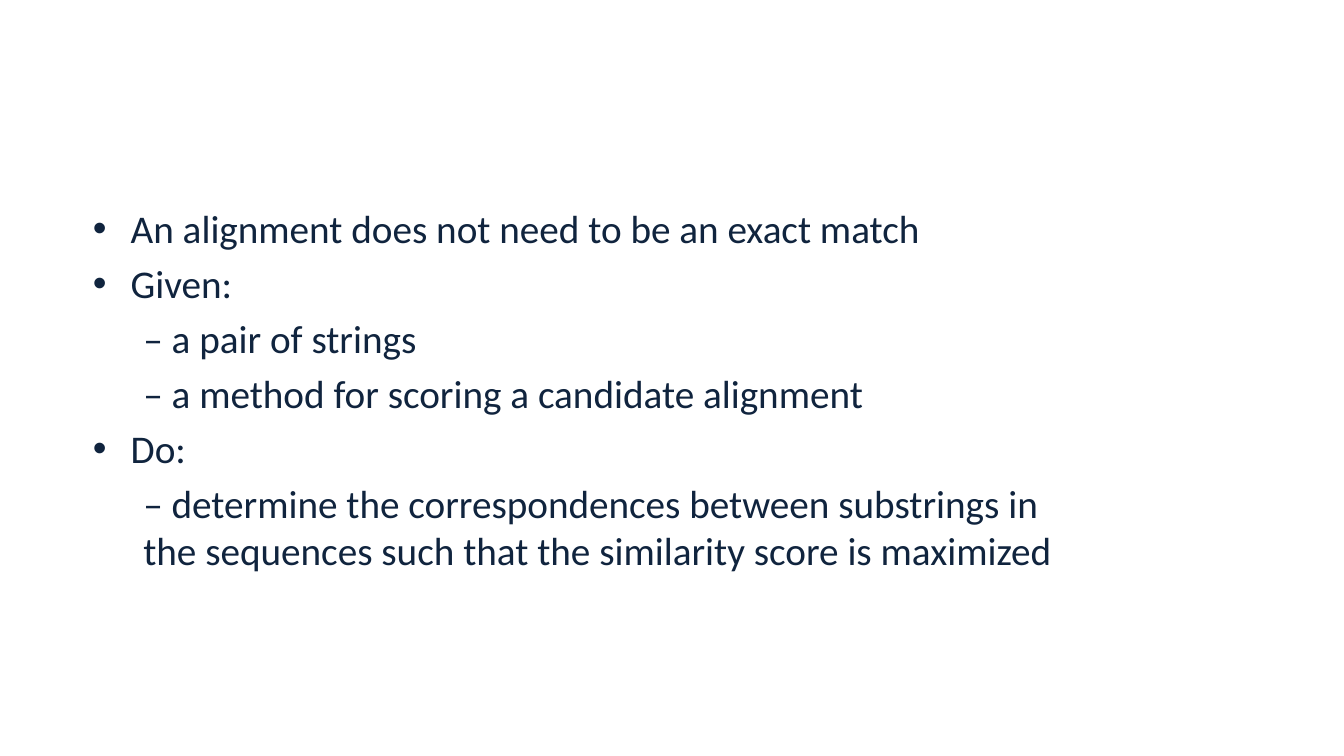
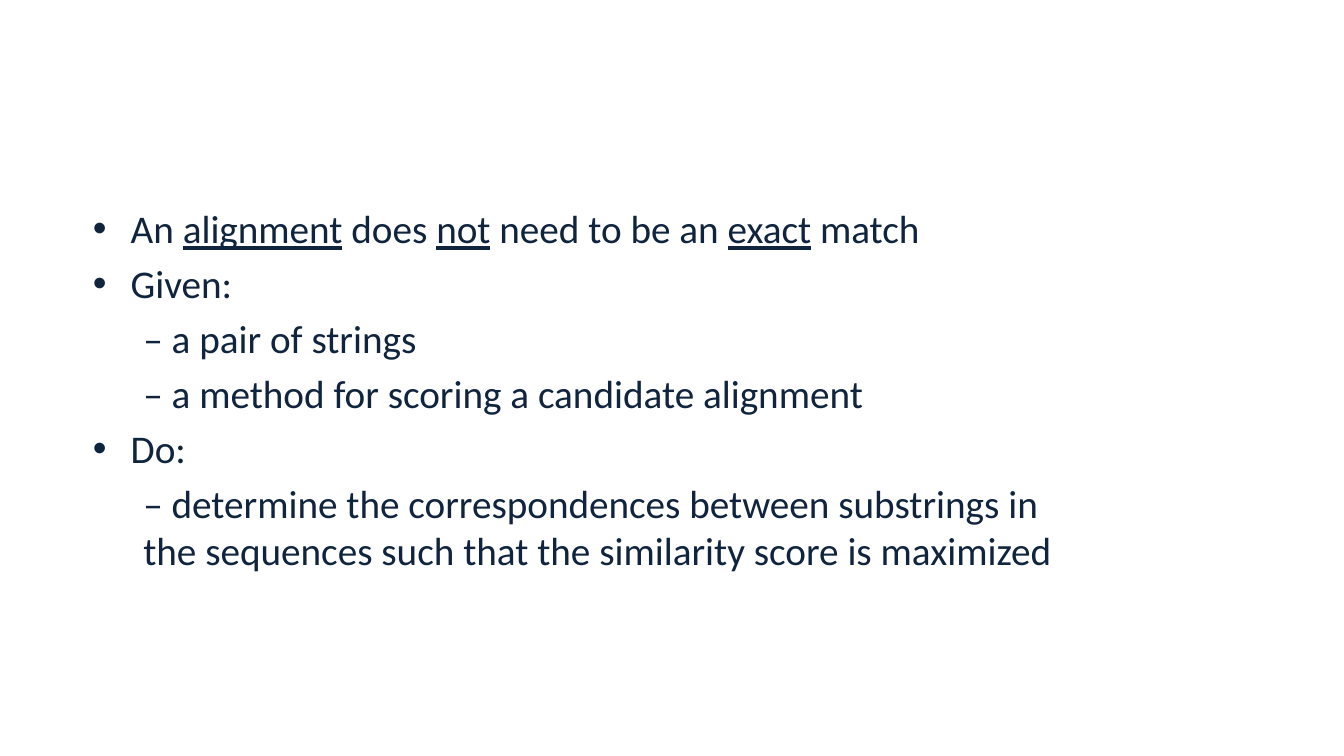
Before and after one commit to alekseyzimin/BME-Algorithms-for-Analysis-of-Genomic-Data, a slide deck: slide 15 of Fall 2026/Week 2 -- Probabilistic estimations, Sequence alignment, Minimizers.pptx. Drawn at 1344x756 pixels with LibreOffice and Linux fonts; fonts in the diff are those of the drawing; background and template pictures are left out. Boxes give left, top, right and bottom in pixels: in the first picture for what was removed or moved away, otherwise in the second. Text is boxed around its words. In the diff, an @@ line names an element or a change of style, - is before the commit and + after.

```diff
--- a/Fall 2026/Week 2 -- Probabilistic estimations, Sequence alignment, Minimizers.pptx
+++ b/Fall 2026/Week 2 -- Probabilistic estimations, Sequence alignment, Minimizers.pptx
@@ text at bbox=[131, 215, 919, 250]: underline on in "alignment not exact" @@
```
Also in this commit, not shown: 5 other slides changed, 1 slide added.
